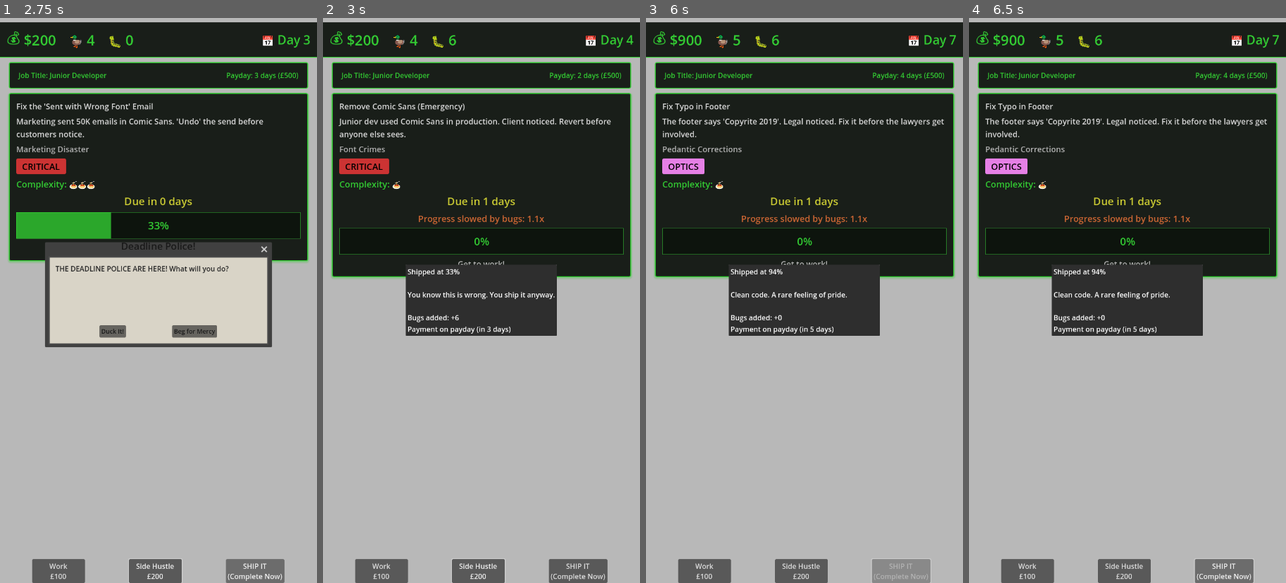
Above: before the commit, frames 1-4 (left to right).
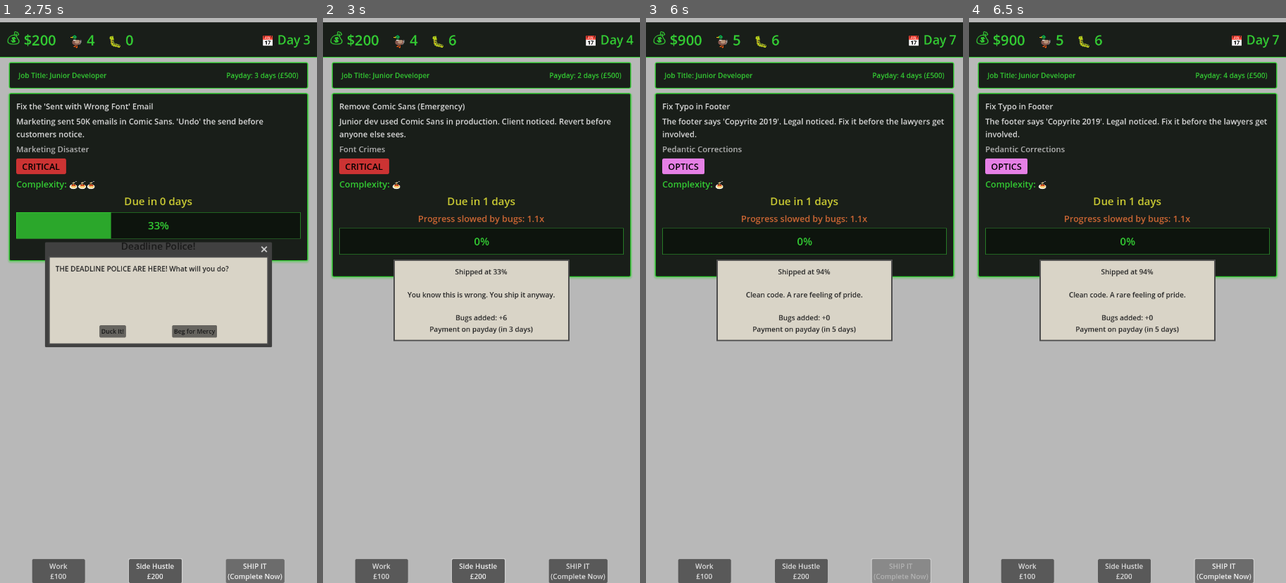
Above: after the commit, the same moments.

Repository: lmchoi/alt-f-this
Game: Godot game, scene res://scenes/game_ui.tscn
The game is run twice, just before and just after one commit, with the same random seed, the same clock (stepped at 60 frames per second) and the same inputs.
Inputs:
- Up to frame 1 (2.75 s): click "Work £100" at 0.5 s; click "Side Hustle £200" at 1.25 s; click "SHIP IT (Complete Now)" at 2 s
- Up to frame 2 (3 s): click "Duck It!" at 2.75 s
- Up to frame 3 (6 s): click "Work £100" at 3.5 s; click "Beg for Mercy" at 4.25 s; click "Side Hustle £200" at 5 s; click "SHIP IT (Complete Now)" at 5.75 s
- Up to frame 4 (6.5 s): no input

Frame 1 is identical in both runs. In frame 2, 7.8% of the frame differs, in the area x 22-78%, y 42-58%; in frame 3, 7.8%; in frame 4, 7.8%.

Commit message:
Apply consistent styling to event popup
🤖 Generated with [Claude Code](https://claude.com/claude-code)

Co-Authored-By: Claude <noreply@anthropic.com>

Diff:
--- a/scenes/dialogs/event_popup.tscn
+++ b/scenes/dialogs/event_popup.tscn
@@ -1,15 +1,39 @@
-[gd_scene load_steps=2 format=3 uid="uid://b5nqygpy3h33x"]
+[gd_scene load_steps=4 format=3 uid="uid://b5nqygpy3h33x"]
 
 [ext_resource type="Script" uid="uid://cfgmagjgs0vvn" path="res://scenes/dialogs/event_popup.gd" id="1_fu0u0"]
+[ext_resource type="Theme" path="res://themes/dialog_theme.tres" id="2_dialog_theme"]
+
+[sub_resource type="StyleBoxFlat" id="StyleBoxFlat_popup_panel"]
+bg_color = Color(0.85, 0.83, 0.78, 1)
+border_width_left = 3
+border_width_top = 3
+border_width_right = 3
+border_width_bottom = 3
+border_color = Color(0.3, 0.3, 0.3, 1)
+corner_radius_top_left = 0
+corner_radius_top_right = 0
+corner_radius_bottom_right = 0
+corner_radius_bottom_left = 0
+content_margin_left = 16.0
+content_margin_top = 16.0
+content_margin_right = 16.0
+content_margin_bottom = 16.0
 
 [node name="EventPopup" type="PopupPanel"]
+initial_position = 1
+size = Vector2i(400, 150)
 transparent_bg = false
 visible = true
 transparent = false
+theme = ExtResource("2_dialog_theme")
+theme_override_styles/panel = SubResource("StyleBoxFlat_popup_panel")
 script = ExtResource("1_fu0u0")
 
 [node name="EventMessage" type="Label" parent="."]
-offset_left = 4.0
-offset_top = 4.0
-offset_right = 96.0
-offset_bottom = 96.0
+offset_left = 16.0
+offset_top = 16.0
+offset_right = 384.0
+offset_bottom = 134.0
+horizontal_alignment = 1
+vertical_alignment = 1
+autowrap_mode = 2
